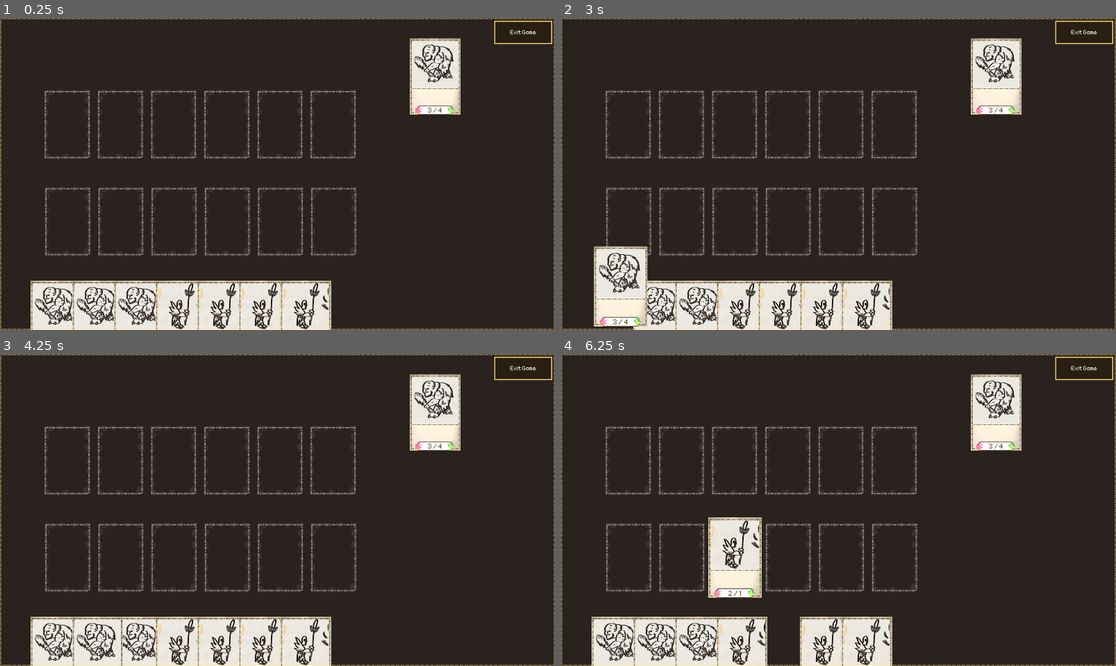
Above: before the commit, frames 1-4 (two rows, left to right).
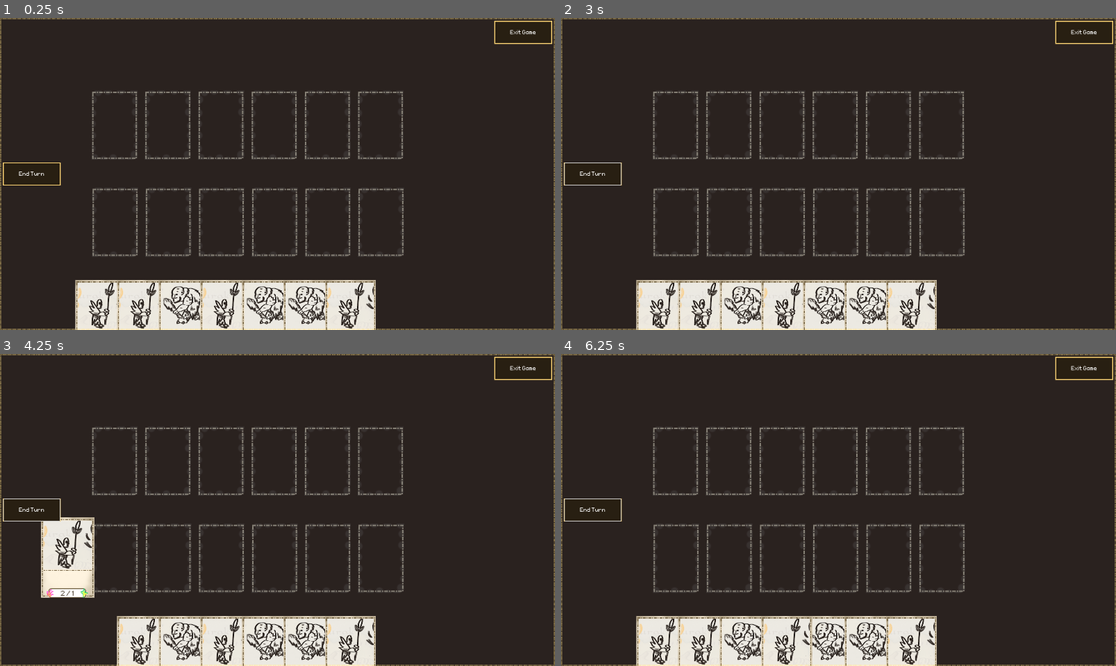
Above: after the commit, the same moments.

Repository: OttoElomaa/Godot-4-Ogre-Card-Game
Game: Godot game, scene res://GameScenes/main.tscn
Same seed, same stepped clock (60 frames per second), same inputs: the game is played once before the commit and once after it.
Inputs (mouse positions are in pixels of both pictures, inside the frame that each line leads up to):
- Up to frame 1 (0.25 s): no input
- Up to frame 2 (3 s): click (594, 174) at 0.52 s; click (594, 174) at 1.27 s; click (594, 174) at 2.02 s; tap Enter at 2.75 s; drag from (616, 317) to (627, 220) at 2.77 s
- Up to frame 3 (4.25 s): tap Space at 3.5 s; drag from (99, 653) to (66, 556) at 3.52 s
- Up to frame 4 (6.25 s): tap Enter at 4.25, 5.75 s; move the mouse to (699, 653) at 4.27 s; click (699, 653) at 4.42 s; tap Space at 5 s; drag from (744, 653) to (683, 556) at 5.02 s; drag from (783, 653) to (733, 556) at 5.77 s

The runs differ from the first frame. In frame 1, 12% of the frame differs, in the area x 0-83%, y 6-100%; in frame 2, 13%; in frame 3, 15%; in frame 4, 15%.

Commit message:
First commit had all basics of dragging cards and card slots. Now then. Split drawCard and startDraggingCard into new functions. Can't drag slotted cards

Diff:
--- a/GameScenes/cards_manager.gd
+++ b/GameScenes/cards_manager.gd
@@ -29,12 +29,17 @@
 
 
 	for i in range(MAX_HAND_SIZE):
-
-		var cardScene = CardOgre.instantiate()
-		if i > 2:
-			cardScene = CardPikeman.instantiate()
-		$PlayerHand.add_child(cardScene)
+		drawCard($PlayerHand)
+
 	updatePlayerHandOffsets()
+
+
+func drawCard(targetHand:Node2D):
+
+	var cardScene = CardOgre.instantiate()
+	if randi_range(0,5) > 2:
+		cardScene = CardPikeman.instantiate()
+	targetHand.add_child(cardScene)
 
 
 
@@ -71,7 +76,7 @@
 			if currentDraggedCard:
 				currentDraggedCard = finishDraggingCard()
 			else:
-				currentDraggedCard = fetchCardOnClick()
+				startDraggingCard()
 
 			print("left clikc")
 			prints("dragged card: ", currentDraggedCard)
@@ -81,9 +86,48 @@
 
 
 
-func connectCardSignal(card:Card):
-	card.connect("hoverOn", onHoverCard)
-	card.connect("hoverOff", onHoverCardOff)
+
+func startDraggingCard():
+	var card:Card = fetchCardOnClick()
+	if not card:
+		return
+	if not card.mySlot:
+		currentDraggedCard = card
+	else:
+		currentDraggedCard = null
+
+
+
+func finishDraggingCard() -> Node:
+	var success := false
+
+	#### FIND CARD SLOT
+	var results = fetchMouseOverObjects(COLLISION_MASK_CARD_SLOT)
+	if results.size() > 0:
+		var selectedSlot:CardSlot = getCollidedObject(results[0])
+
+		#### AVAILABLE SLOT WAS FOUND, SET CARD TO IT
+		if selectedSlot.isAvailable:
+			if main.checkSlotPlayer(selectedSlot):
+				currentDraggedCard.position = selectedSlot.position
+				currentDraggedCard.mySlot = selectedSlot
+				selectedSlot.toggleAvailable(false)
+				success = true
+
+				currentDraggedCard.reparent($PlayerBoard)
+
+	#### CLEAR SLOT FROM CARD'S END
+	if not success:
+		if currentDraggedCard:
+			if currentDraggedCard.mySlot:
+				currentDraggedCard.mySlot.toggleAvailable(true)
+				currentDraggedCard.mySlot = null
+	updatePlayerHandOffsets()
+	return null
+
+
+
+
 
 
 func onHoverCard(card:Card):
@@ -148,37 +192,12 @@
 
 
 
-func finishDraggingCard() -> Node:
-	var success := false
-
-	#### FIND CARD SLOT
-	var results = fetchMouseOverObjects(COLLISION_MASK_CARD_SLOT)
-	if results.size() > 0:
-		var selectedSlot:CardSlot = getCollidedObject(results[0])
-
-		#### AVAILABLE SLOT WAS FOUND, SET CARD TO IT
-		if selectedSlot.isAvailable:
-			if main.checkSlotPlayer(selectedSlot):
-				currentDraggedCard.position = selectedSlot.position
-				currentDraggedCard.mySlot = selectedSlot
-				selectedSlot.toggleAvailable(false)
-				success = true
-
-				currentDraggedCard.reparent($PlayerBoard)
-
-
-
-	#### CLEAR SLOT FROM CARD'S END
-	if not success:
-		if currentDraggedCard:
-			if currentDraggedCard.mySlot:
-				currentDraggedCard.mySlot.toggleAvailable(true)
-				currentDraggedCard.mySlot = null
-
-	updatePlayerHandOffsets()
-	return null
-
-
 
 func getCollidedObject(result):
 	return result.collider.get_parent()
+
+
+
+func connectCardSignal(card:Card):
+	card.connect("hoverOn", onHoverCard)
+	card.connect("hoverOff", onHoverCardOff)
--- a/GameScenes/main.tscn
+++ b/GameScenes/main.tscn
@@ -1,8 +1,7 @@
-[gd_scene load_steps=10 format=3 uid="uid://d0m41055ikape"]
+[gd_scene load_steps=9 format=3 uid="uid://d0m41055ikape"]
 
 [ext_resource type="Script" uid="uid://b3w556kkvbcar" path="res://GameScenes/main.gd" id="1_8jxey"]
 [ext_resource type="Script" uid="uid://d0w7g3qrh1m43" path="res://GameScenes/cards_manager.gd" id="1_n4faa"]
-[ext_resource type="PackedScene" uid="uid://l3rpd1xyh67i" path="res://Cards/Creatures/Cr-Ogre.tscn" id="2_ktgld"]
 [ext_resource type="Texture2D" uid="uid://6b1b3mtorr35" path="res://Art/UI-border-ninepatchrect-texture.png" id="3_015nr"]
 [ext_resource type="PackedScene" uid="uid://b7sjbfq7abkga" path="res://GameScenes/tableCardSlot.tscn" id="4_c6j12"]
 [ext_resource type="StyleBox" uid="uid://jqa8dgagawo1" path="res://PanelStyles/SkillBarBoxStyle.tres" id="5_hys5q"]
@@ -13,45 +12,7 @@
 [node name="Main" type="Node2D"]
 script = ExtResource("1_8jxey")
 
-[node name="PlayerSlots" type="Node2D" parent="."]
-
-[node name="TableCardSlot" parent="PlayerSlots" instance=ExtResource("4_c6j12")]
-position = Vector2(293, 881)
-
-[node name="TableCardSlot2" parent="PlayerSlots" instance=ExtResource("4_c6j12")]
-position = Vector2(523, 881)
-
-[node name="TableCardSlot3" parent="PlayerSlots" instance=ExtResource("4_c6j12")]
-position = Vector2(753, 881)
-
-[node name="TableCardSlot4" parent="PlayerSlots" instance=ExtResource("4_c6j12")]
-position = Vector2(983, 881)
-
-[node name="TableCardSlot5" parent="PlayerSlots" instance=ExtResource("4_c6j12")]
-position = Vector2(1213, 881)
-
-[node name="TableCardSlot6" parent="PlayerSlots" instance=ExtResource("4_c6j12")]
-position = Vector2(1443, 881)
-
-[node name="EnemySlots" type="Node2D" parent="."]
-
-[node name="TableCardSlot" parent="EnemySlots" instance=ExtResource("4_c6j12")]
-position = Vector2(291, 461)
-
-[node name="TableCardSlot2" parent="EnemySlots" instance=ExtResource("4_c6j12")]
-position = Vector2(521, 461)
-
-[node name="TableCardSlot3" parent="EnemySlots" instance=ExtResource("4_c6j12")]
-position = Vector2(751, 461)
-
-[node name="TableCardSlot4" parent="EnemySlots" instance=ExtResource("4_c6j12")]
-position = Vector2(981, 461)
-
-[node name="TableCardSlot5" parent="EnemySlots" instance=ExtResource("4_c6j12")]
-position = Vector2(1211, 461)
-
-[node name="TableCardSlot6" parent="EnemySlots" instance=ExtResource("4_c6j12")]
-position = Vector2(1441, 461)
+[node name="BattleSystem" type="Node2D" parent="."]
 
 [node name="CardsManager" type="Node2D" parent="."]
 script = ExtResource("1_n4faa")
@@ -66,13 +27,52 @@
 
 [node name="PlayerBoard" type="Node2D" parent="CardsManager"]
 
-[node name="Card-Cr-Ogre" parent="CardsManager/PlayerBoard" instance=ExtResource("2_ktgld")]
-position = Vector2(1882, 253)
-
 [node name="EnemyBoard" type="Node2D" parent="CardsManager"]
 
 [node name="PlayerHandPosition" type="Marker2D" parent="CardsManager"]
-position = Vector2(242, 1302)
+position = Vector2(436, 1299)
+
+[node name="PlayerSlots" type="Node2D" parent="."]
+z_index = -1
+
+[node name="TableCardSlot" parent="PlayerSlots" instance=ExtResource("4_c6j12")]
+position = Vector2(498, 884)
+
+[node name="TableCardSlot2" parent="PlayerSlots" instance=ExtResource("4_c6j12")]
+position = Vector2(728, 884)
+
+[node name="TableCardSlot3" parent="PlayerSlots" instance=ExtResource("4_c6j12")]
+position = Vector2(958, 884)
+
+[node name="TableCardSlot4" parent="PlayerSlots" instance=ExtResource("4_c6j12")]
+position = Vector2(1188, 884)
+
+[node name="TableCardSlot5" parent="PlayerSlots" instance=ExtResource("4_c6j12")]
+position = Vector2(1418, 884)
+
+[node name="TableCardSlot6" parent="PlayerSlots" instance=ExtResource("4_c6j12")]
+position = Vector2(1648, 884)
+
+[node name="EnemySlots" type="Node2D" parent="."]
+z_index = -1
+
+[node name="TableCardSlot" parent="EnemySlots" instance=ExtResource("4_c6j12")]
+position = Vector2(496, 464)
+
+[node name="TableCardSlot2" parent="EnemySlots" instance=ExtResource("4_c6j12")]
+position = Vector2(726, 464)
+
+[node name="TableCardSlot3" parent="EnemySlots" instance=ExtResource("4_c6j12")]
+position = Vector2(956, 464)
+
+[node name="TableCardSlot4" parent="EnemySlots" instance=ExtResource("4_c6j12")]
+position = Vector2(1186, 464)
+
+[node name="TableCardSlot5" parent="EnemySlots" instance=ExtResource("4_c6j12")]
+position = Vector2(1416, 464)
+
+[node name="TableCardSlot6" parent="EnemySlots" instance=ExtResource("4_c6j12")]
+position = Vector2(1646, 464)
 
 [node name="CanvasLayer" type="CanvasLayer" parent="."]
 
@@ -119,6 +119,35 @@
 theme_override_styles/hover = ExtResource("8_2brjh")
 theme_override_styles/normal = ExtResource("9_7ijru")
 
+[node name="EndTurnPane" type="MarginContainer" parent="CanvasLayer"]
+anchors_preset = 4
+anchor_top = 0.5
+anchor_bottom = 0.5
+offset_top = -50.0
+offset_right = 220.0
+offset_bottom = 50.0
+grow_vertical = 2
+theme_override_constants/margin_left = 10
+theme_override_constants/margin_top = 10
+theme_override_constants/margin_right = 10
+theme_override_constants/margin_bottom = 10
+
+[node name="Panel" type="PanelContainer" parent="CanvasLayer/EndTurnPane"]
+custom_minimum_size = Vector2(200, 80)
+layout_mode = 2
+theme_override_styles/panel = ExtResource("5_hys5q")
+
+[node name="Label" type="Label" parent="CanvasLayer/EndTurnPane/Panel"]
+layout_mode = 2
+text = "End Turn"
+label_settings = ExtResource("6_m0cpn")
+horizontal_alignment = 1
+
+[node name="EndTurnButton" type="Button" parent="CanvasLayer/EndTurnPane/Panel"]
+layout_mode = 2
+theme_override_styles/hover = ExtResource("8_2brjh")
+theme_override_styles/normal = ExtResource("9_7ijru")
+
 [node name="Camera2D" type="Camera2D" parent="."]
 anchor_mode = 0
 zoom = Vector2(0.8, 0.8)
